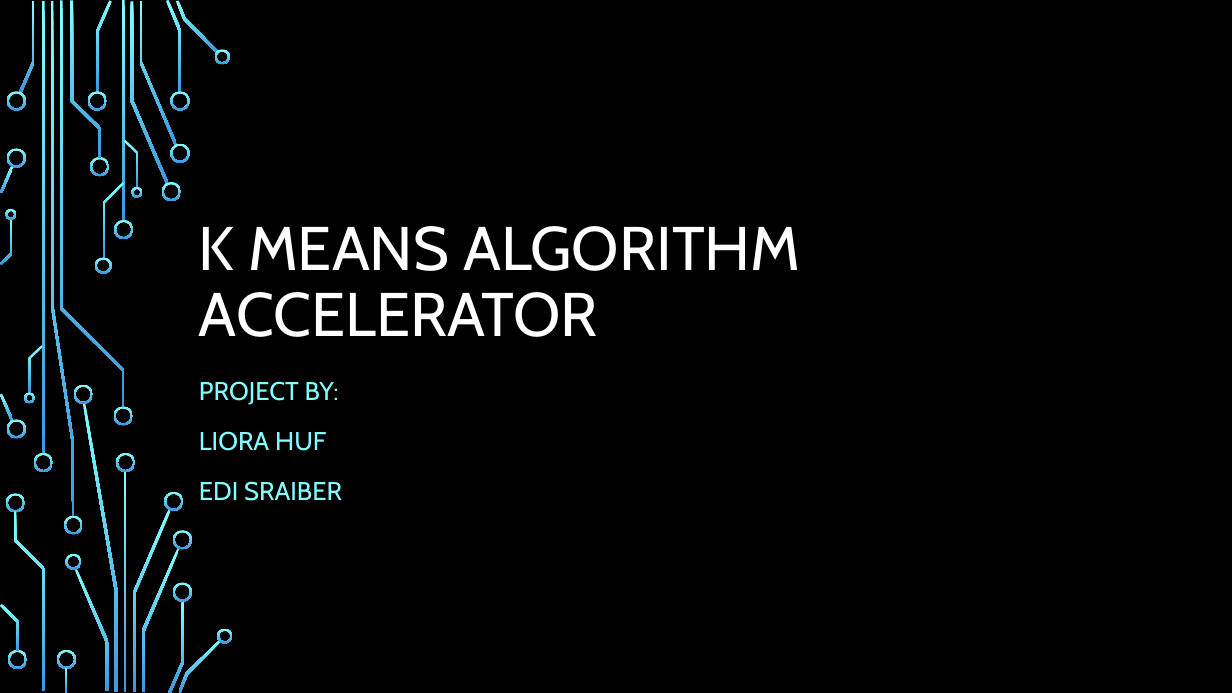
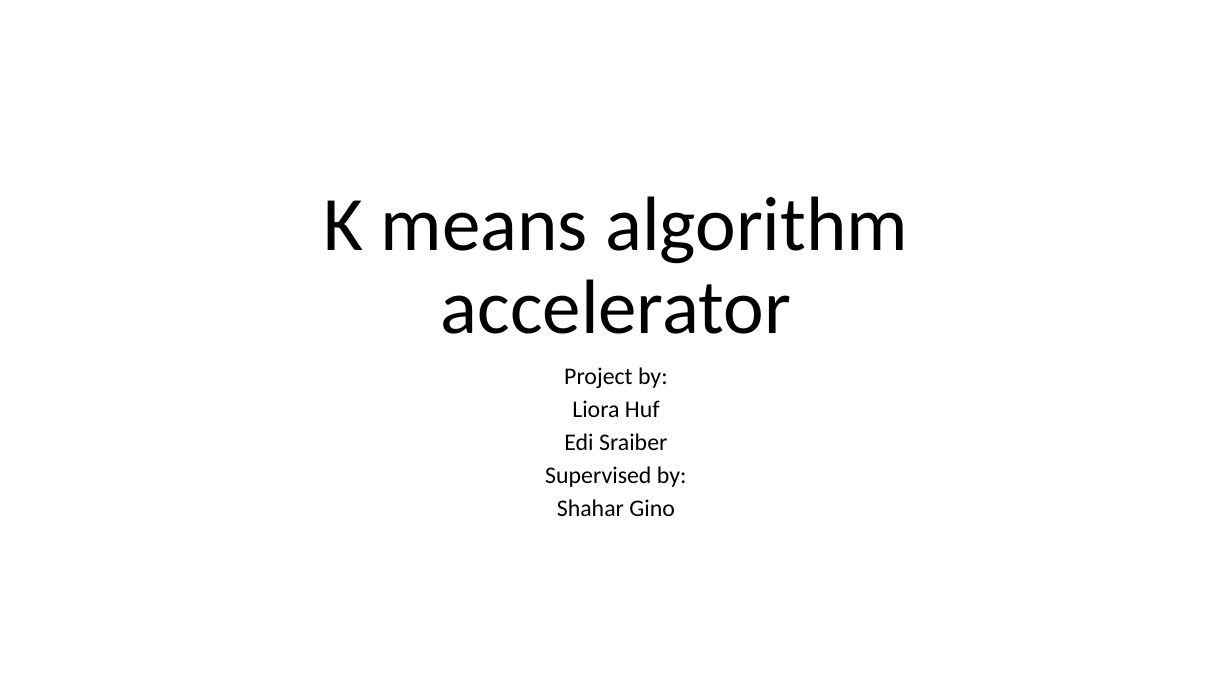
Before and after one commit to liotahuf/project_k_means, a slide deck: slide 1 of Midle presentation.pptx. Drawn at 1232x693 pixels with LibreOffice and Linux fonts; fonts in the diff are those of the drawing; background and template pictures are left out. Boxes give left, top, right and bottom in pixels: in the first picture for what was removed or moved away, otherwise in the second. Text is boxed around its words. In the diff, an @@ line names an element or a change of style, - is before the commit and + after.

```diff
--- a/Midle presentation.pptx
+++ b/Midle presentation.pptx
@@ background picture (left out) to #FFFFFF @@
@@ title at [323,196,908,334]: text changed; size 48 to 60 pt; font Cabin to Calibri; text colour #FFFFFF to #000000 @@
-K MEANS ALGORITHM ACCELERATOR
+K means algorithm accelerator
@@ subtitle at [545,367,687,516]: text changed; size 20 to 18.6 pt; font Cabin to Calibri; text colour #82FFFF to #000000 @@
-PROJECT BY:
-LIORA HUF
-EDI SRAIBER
+Project by:
+Liora Huf
+Edi Sraiber
+Supervised by:
+Shahar Gino
@@ group removed at [0,0,233,693]: 50 freeform shapes, 4 rectangles @@
```
Also in this commit, not shown: 47 other slides changed, 2 other files.
